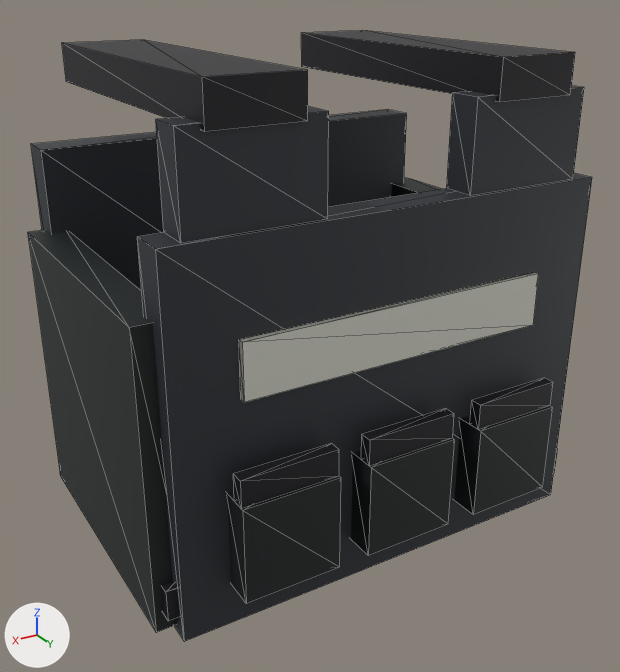
The glTF model assets/generated/items/vest_worn.glb: old version first, new version second.
Rendered twice from a 50 mm lens placed at (0.408, 0.69, 0.306), pointed at (0.01, 0.028, -0.025). The lights are fixed; the arrows at lower left show +X, +Y and +Z. The older version comes first. Mesh edges are drawn as thin lines. Vertices at exactly the same position are counted once.

Names of what the first picture shows: 'vest_worn'.
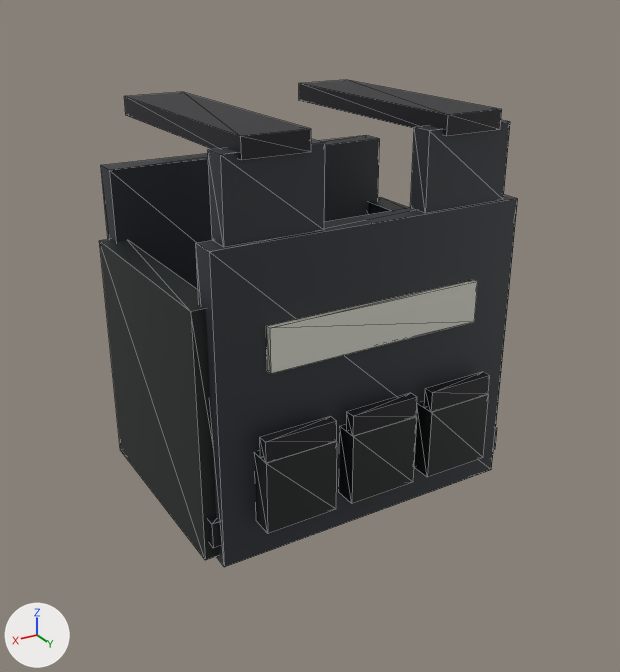
Boxes (x1, y1, x2, y2) around the edits, measured in the pictures (620 x 672 px; the box of a moved part takes in the faces that stretch with it):
'vest_worn', reshaped (26% narrower, 20% shorter): before (28, 30, 592, 641); after (99, 80, 518, 567)
part 1 of me_vest_worn, moved or reshaped: before (391, 178, 441, 197); after (368, 197, 513, 418)
part 2 of me_vest_worn, moved or reshaped: before (161, 448, 558, 621); after (208, 428, 497, 548)
part 3 of me_vest_worn, moved or reshaped: before (137, 173, 592, 641); after (196, 195, 518, 567)
part 4 of me_vest_worn, moved or reshaped: before (31, 110, 407, 290); after (101, 136, 380, 290)
part 5 of me_vest_worn, moved or reshaped: before (447, 86, 584, 196); after (410, 120, 510, 213)
part 6 of me_vest_worn, moved or reshaped: before (301, 30, 575, 103); after (299, 80, 502, 136)
part 7 of me_vest_worn, moved or reshaped: before (454, 406, 553, 514); after (414, 395, 489, 477)
part 8 of me_vest_worn, moved or reshaped: before (470, 378, 553, 430); after (424, 372, 490, 412)
part 9 of me_vest_worn, moved or reshaped: before (239, 272, 539, 402); after (266, 280, 478, 373)
part 10 of me_vest_worn, moved or reshaped: before (351, 438, 455, 556); after (340, 417, 417, 504)
part 11 of me_vest_worn, moved or reshaped: before (361, 408, 454, 466); after (347, 393, 417, 436)
part 12 of me_vest_worn, moved or reshaped: before (156, 106, 329, 243); after (208, 139, 325, 247)
part 13 of me_vest_worn, moved or reshaped: before (227, 476, 341, 603); after (255, 441, 337, 533)
part 14 of me_vest_worn, moved or reshaped: before (233, 443, 339, 508); after (260, 416, 337, 463)
part 15 of me_vest_worn, moved or reshaped: before (62, 40, 308, 132); after (124, 92, 311, 160)
part 16 of me_vest_worn, moved or reshaped: before (28, 230, 176, 632); after (99, 239, 218, 560)

The change, as a diff of the scene's bpy script:
```diff
--- a/assets/generated/items/vest_worn.glb.py
+++ b/assets/generated/items/vest_worn.glb.py
@@ me_vest_worn @@
 # used by ob_vest_worn; location = (0.0, 0.0, 0.0)
-me_vest_worn.from_pydata(...)  # 128 vertices, 192 faces; spans x -0.227..0.227, y -0.157..0.185, z -0.21..0.24
+me_vest_worn.from_pydata(...)  # 128 vertices, 192 faces; spans x -0.168..0.168, y -0.123..0.143, z -0.18..0.193
+# me_vest_worn part 1: the loose piece of 8 vertices spanning x -0.227..-0.192, y -0.14..0.14, z -0.206..0.07 is scaled about its middle by (0.714, 0.786, 0.855), then moved by (0.055, 0.0, 0.01)
+# me_vest_worn part 2: the loose piece of 8 vertices spanning x -0.22..0.22, y -0.15..0.15, z -0.19..-0.16 is scaled about its middle by (0.739, 0.783, 0.833), then moved by (0.0, 0.0, 0.028)
+# me_vest_worn part 3: the loose piece of 8 vertices spanning x -0.21..0.21, y 0.123..0.157, z -0.21..0.13 is scaled about its middle by (0.738, 0.714, 0.853), then moved by (0.0, -0.03, 0.005)
+# me_vest_worn part 4: the loose piece of 8 vertices spanning x -0.21..0.21, y -0.157..-0.123, z -0.21..0.15 is scaled about its middle by (0.738, 0.714, 0.861), then moved by (0.0, 0.03, 0.005)
+# me_vest_worn part 5: the loose piece of 8 vertices spanning x -0.19..-0.07, y 0.123..0.154, z 0.13..0.21 is scaled about its middle by (0.749, 0.677, 0.875), then moved by (0.034, -0.03, -0.025)
+# me_vest_worn part 6: the loose piece of 8 vertices spanning x -0.17..-0.09, y -0.157..0.157, z 0.205..0.24 is scaled about its middle by (0.75, 0.778, 0.5), then moved by (0.034, 0.0, -0.039)
+# me_vest_worn part 7: the loose piece of 8 vertices spanning x -0.165..-0.075, y 0.155..0.185, z -0.17..-0.08 is scaled about its middle by (0.778, 0.733, 0.778), then moved by (0.033, -0.038, 0.016)
+# me_vest_worn part 8: the loose piece of 8 vertices spanning x -0.165..-0.075, y 0.17..0.182, z -0.08..-0.055 is scaled about its middle by (0.778, 0.833, 0.8), then moved by (0.033, -0.039, 0.004)
+# me_vest_worn part 9: the loose piece of 8 vertices spanning x -0.15..0.15, y 0.157..0.163, z 0.0..0.05 is scaled about its middle by (0.723, 1, 0.8), then moved by (0.0, -0.034, -0.005)
+# me_vest_worn part 10: the loose piece of 8 vertices spanning x -0.045..0.045, y 0.155..0.185, z -0.17..-0.08 is scaled about its middle by (0.778, 0.733, 0.778), then moved by (0.0, -0.038, 0.016)
+# me_vest_worn part 11: the loose piece of 8 vertices spanning x -0.045..0.045, y 0.17..0.182, z -0.08..-0.055 is scaled about its middle by (0.778, 0.833, 0.8), then moved by (0.0, -0.039, 0.004)
+# me_vest_worn part 12: the loose piece of 8 vertices spanning x 0.07..0.19, y 0.123..0.154, z 0.13..0.21 is scaled about its middle by (0.749, 0.677, 0.875), then moved by (-0.034, -0.03, -0.025)
+# me_vest_worn part 13: the loose piece of 8 vertices spanning x 0.075..0.165, y 0.155..0.185, z -0.17..-0.08 is scaled about its middle by (0.778, 0.733, 0.778), then moved by (-0.033, -0.038, 0.016)
+# me_vest_worn part 14: the loose piece of 8 vertices spanning x 0.075..0.165, y 0.17..0.182, z -0.08..-0.055 is scaled about its middle by (0.778, 0.833, 0.8), then moved by (-0.033, -0.039, 0.004)
+# me_vest_worn part 15: the loose piece of 8 vertices spanning x 0.09..0.17, y -0.157..0.157, z 0.205..0.24 is scaled about its middle by (0.75, 0.778, 0.5), then moved by (-0.034, 0.0, -0.039)
+# me_vest_worn part 16: the loose piece of 8 vertices spanning x 0.192..0.227, y -0.14..0.14, z -0.206..0.07 is scaled about its middle by (0.714, 0.786, 0.855), then moved by (-0.055, 0.0, 0.01)
 me_vest_worn.materials.append(mat_defaultmaterial)
```
